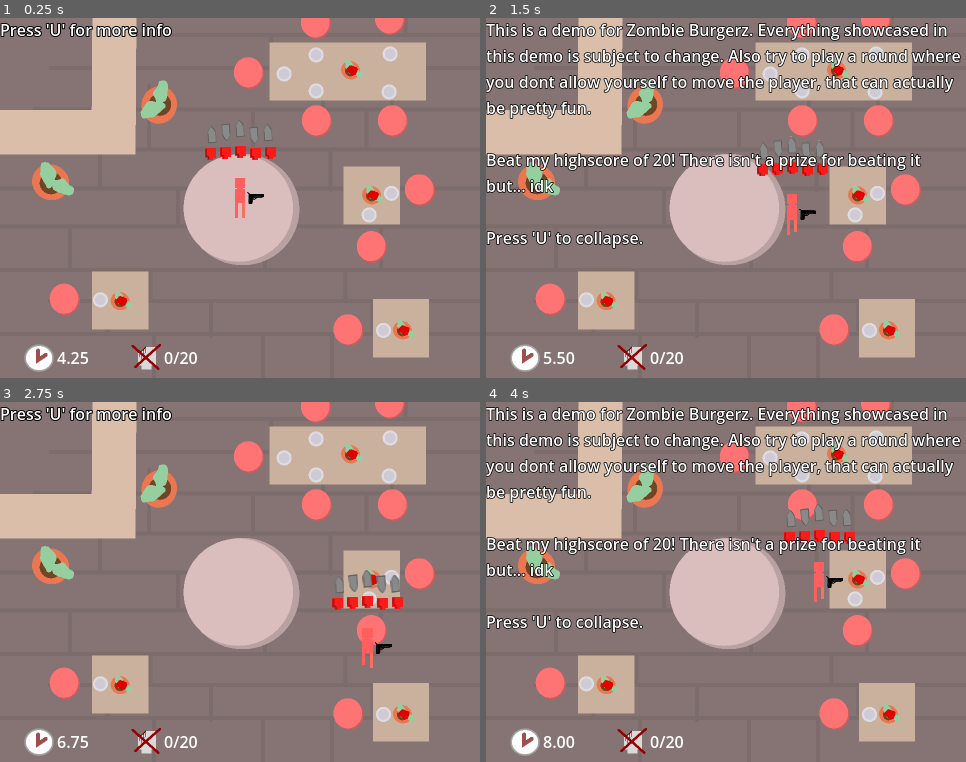
Above: before the commit, frames 1-4 (two rows, left to right).
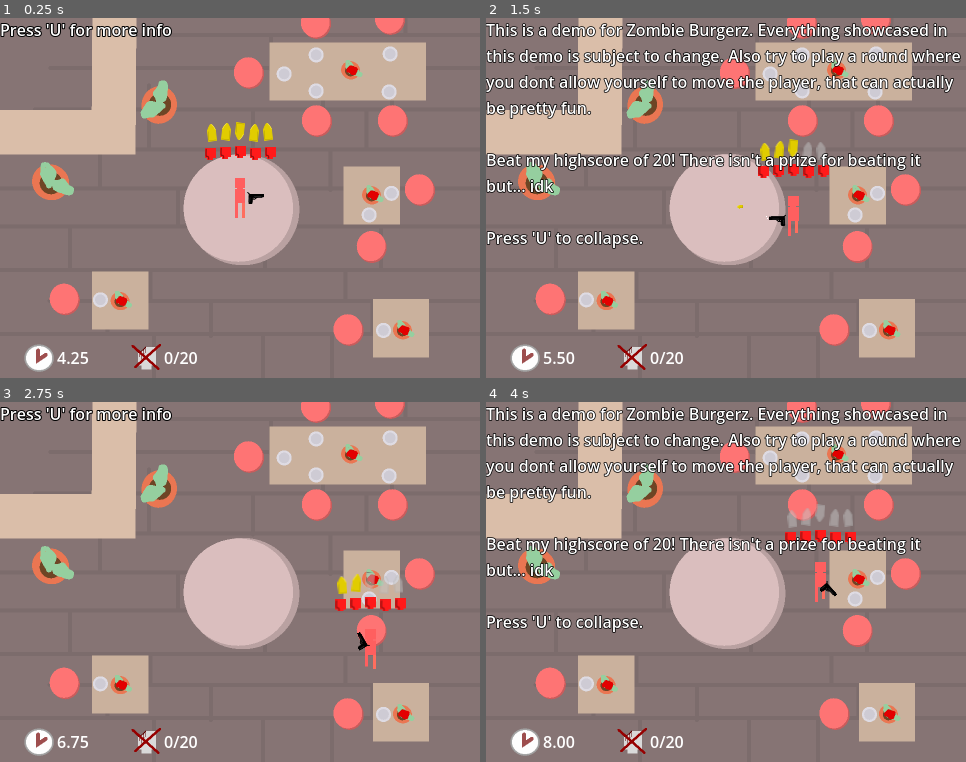
Above: after the commit, the same moments.

Repository: OgGhostJelly/Zombie-BurgerZ
Game: Godot game, scene res://objects/level/level.tscn
The game is run twice, just before and just after one commit, with the same random seed, the same clock (stepped at 60 frames per second) and the same inputs. Sound files missing from this copy of the repository are replaced by a short silence.
Inputs (mouse positions are in pixels of both pictures, inside the frame that each line leads up to):
- Up to frame 1 (0.25 s): no input
- Up to frame 2 (1.5 s): tap U (info) at 0.5 s; move the mouse to (831, 180) at 0.52 s; press the mouse at (831, 180) at 0.53 s; hold D (move_right) 0.53-1.28 s; move the mouse to (630, 216) at 1.27 s; release the mouse at (630, 216) at 1.28 s; hold S (move_down) from 1.28 s (still down); click (630, 216) at 1.35 s
- Up to frame 3 (2.75 s): move the mouse to (288, 502) at 2.02 s; release S (move_down) at 2.03 s; press the mouse at (288, 502) at 2.03 s; hold D (move_right) from 2.03 s (still down); tap U (info) at 2.1 s
- Up to frame 4 (4 s): tap U (info) at 2.75 s; move the mouse to (702, 654) at 2.77 s; release D (move_right) at 2.78 s; release the mouse at (702, 654) at 2.78 s; hold W (move_up) 2.78-3.53 s; click (702, 654) at 2.85 s; move the mouse to (870, 636) at 3.52 s; press the mouse at (870, 636) at 3.53 s; hold A (move_left) from 3.53 s (still down)

The runs differ from the first frame. In frame 1, 0.4% of the frame differs, in the area x 43-57%, y 28-35%; in frame 2, 0.8%; in frame 3, 1.1%, in the area x 69-85%, y 46-75%; in frame 4, 0.7%.
Error before the commit: Parse Error: Signal "fired" has the same name as a previously declared signal. (res://objects/guns/gun/gun.gd:7)

Commit message:
Fixed an issue with previous merge

Diff:
--- a/objects/guns/gun/gun.gd
+++ b/objects/guns/gun/gun.gd
@@ -4,8 +4,6 @@
 signal reloaded
 signal fired
 signal max_ammo_changed
-signal fired
-signal reloaded
 
 
 ## How many bullets will be fired per shot.
